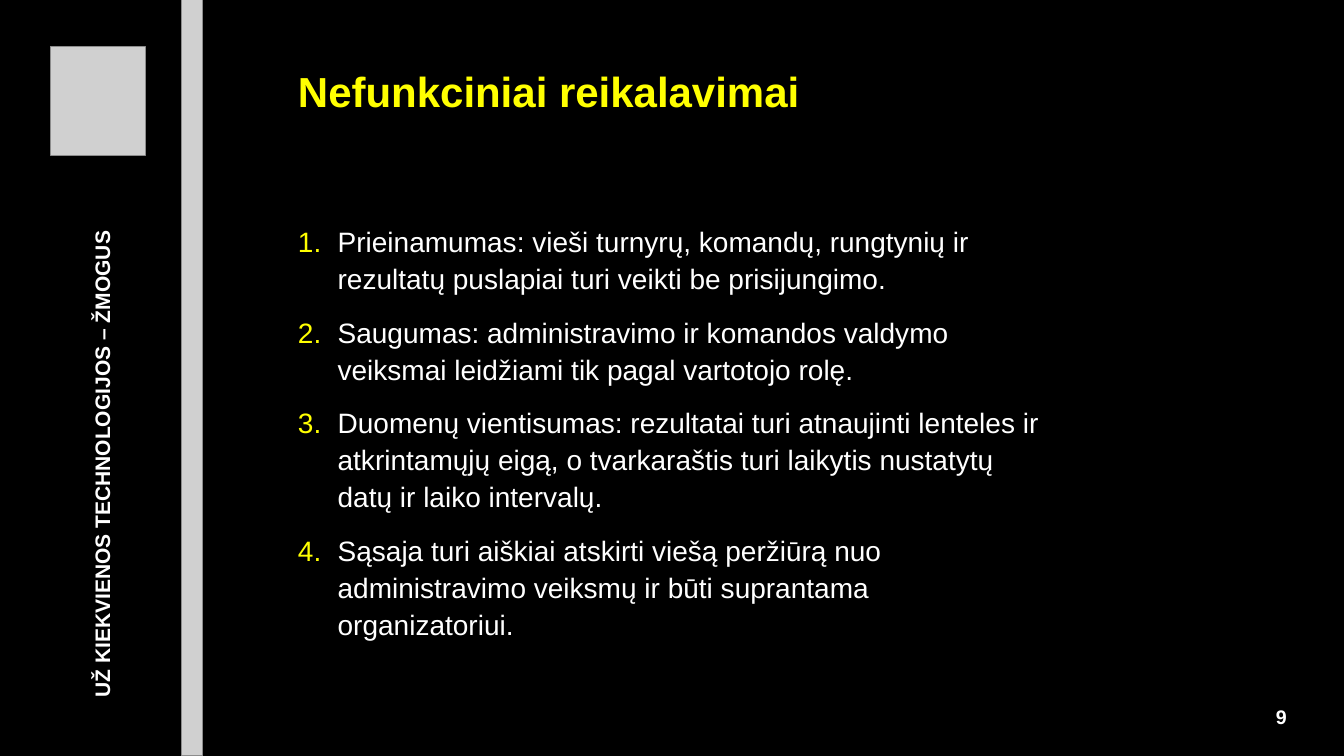
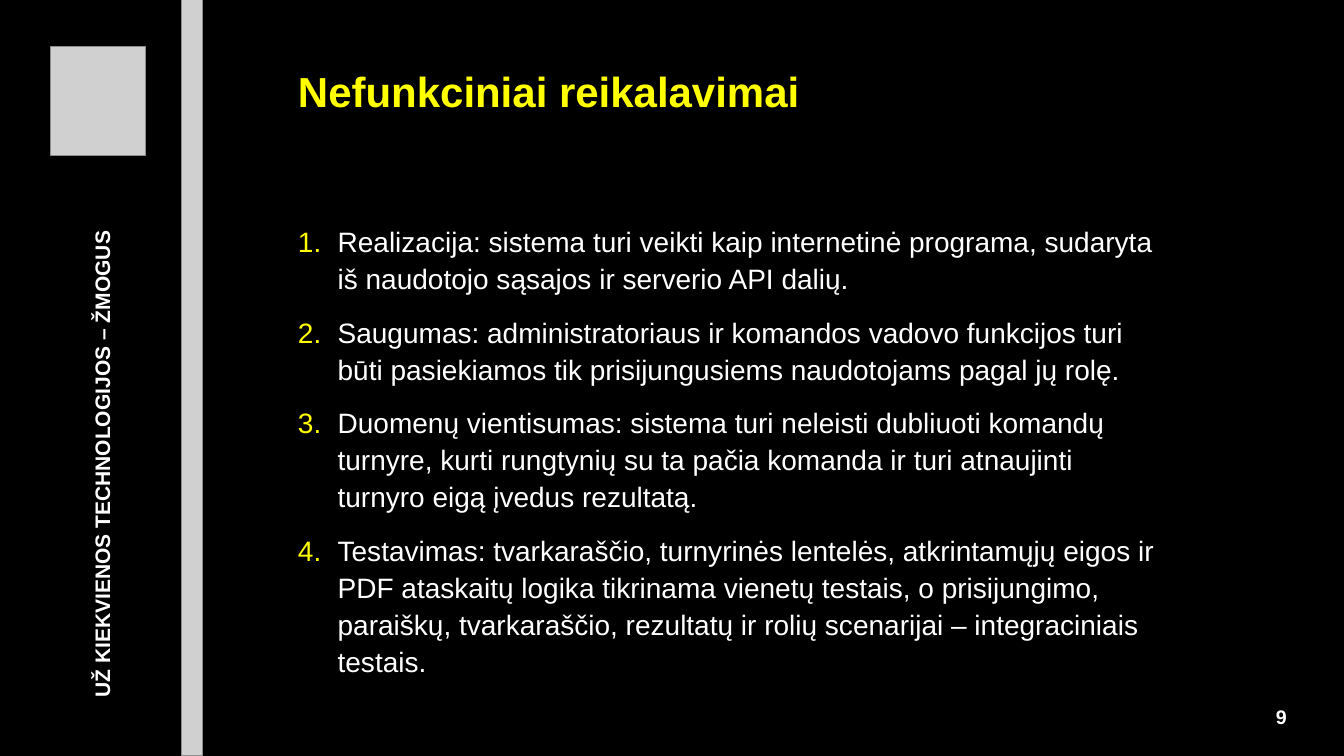
Before and after one commit to kalbaca12/Tournament, a slide deck: slide 9 of SKAIDRES_bendros_sablonas-LT_Arial_su_projekto_skaidremis_v3.pptx. Drawn at 1344x756 pixels with LibreOffice and Linux fonts; fonts in the diff are those of the drawing; grey boxes stand for pictures. Boxes give left, top, right and bottom in pixels: in the first picture for what was removed or moved away, otherwise in the second. Text is boxed around its words. In the diff, an @@ line names an element or a change of style, - is before the commit and + after.

```diff
--- a/SKAIDRES_bendros_sablonas-LT_Arial_su_projekto_skaidremis_v3.pptx
+++ b/SKAIDRES_bendros_sablonas-LT_Arial_su_projekto_skaidremis_v3.pptx
@@ text at (x1=338, y1=231, x2=1154, y2=673): text changed @@
-1. Prieinamumas: vieši turnyrų, komandų, rungtynių ir rezultatų puslapiai turi veikti be prisijungimo.
-2. Saugumas: administravimo ir komandos valdymo veiksmai leidžiami tik pagal vartotojo rolę.
-3. Duomenų vientisumas: rezultatai turi atnaujinti lenteles ir atkrintamųjų eigą, o tvarkaraštis turi laikytis nustatytų datų ir laiko intervalų.
-4. Sąsaja turi aiškiai atskirti viešą peržiūrą nuo administravimo veiksmų ir būti suprantama organizatoriui.
+1. Realizacija: sistema turi veikti kaip internetinė programa, sudaryta iš naudotojo sąsajos ir serverio API dalių.
+2. Saugumas: administratoriaus ir komandos vadovo funkcijos turi būti pasiekiamos tik prisijungusiems naudotojams pagal jų rolę.
+3. Duomenų vientisumas: sistema turi neleisti dubliuoti komandų turnyre, kurti rungtynių su ta pačia komanda ir turi atnaujinti turnyro eigą įvedus rezultatą.
+4. Testavimas: tvarkaraščio, turnyrinės lentelės, atkrintamųjų eigos ir PDF ataskaitų logika tikrinama vienetų testais, o prisijungimo, paraiškų, tvarkaraščio, rezultatų ir rolių scenarijai – integraciniais testais.
```
Also in this commit, not shown: 11 other slides changed, 30 slides removed, 4 other files.
